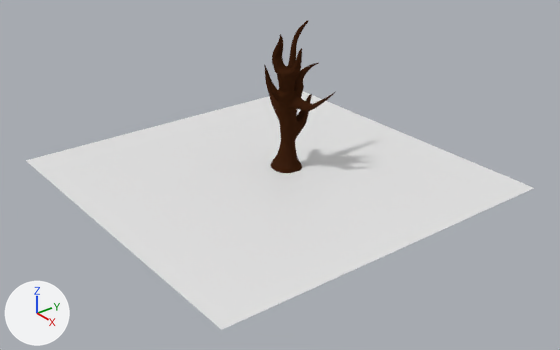
The Blender file orig/trees/dead_gum.blend, before and after one commit.
Both versions are drawn from a camera (50 mm lens) standing at (24.7, -19.6, 14.8) and looking at (1.3, -1.4, 0.5). The axes (+X, +Y, +Z) are drawn at lower left. The lights are the same throughout.
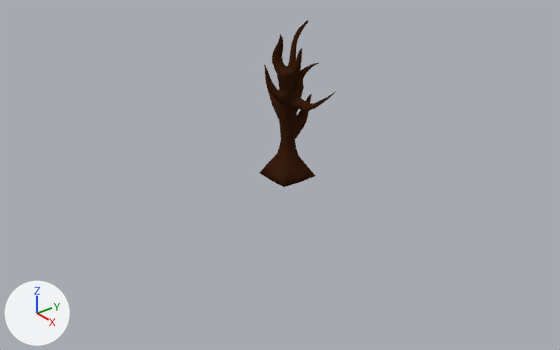
The newer file is also rescaled (x0.632), turned or shifted as a whole; pictures and numbers use the older file's frame.

Where the change shows, as pixel boxes (x1, y1, x2, y2) in the pictures (560 x 350 px):
'Plane', deleted: before (26, 91, 534, 330)
part 1 of me_cube, shading changed: (264, 20, 336, 167) in both

Edits to the bpy script that builds the scene:
```text
Change me_cube:
    where me_cube.from_pydata(...)  # 226 vertices, 448 faces; spans x -1.45..1.88, y -1.23..1.69, z -0.4..6.27
    used by ob_cube; location = (0.0, 0.0, 0.0)
    me_cube part 1: creased or bevel-weighted edges go from 0 to 17
Remove ob_plane:
    ob_plane = bpy.data.objects.new('Plane', me_plane)
    ob_plane.location = (0.12, -1.04, -0.01)
    ob_plane.scale = (7.96, 7.96, 7.96)
```
